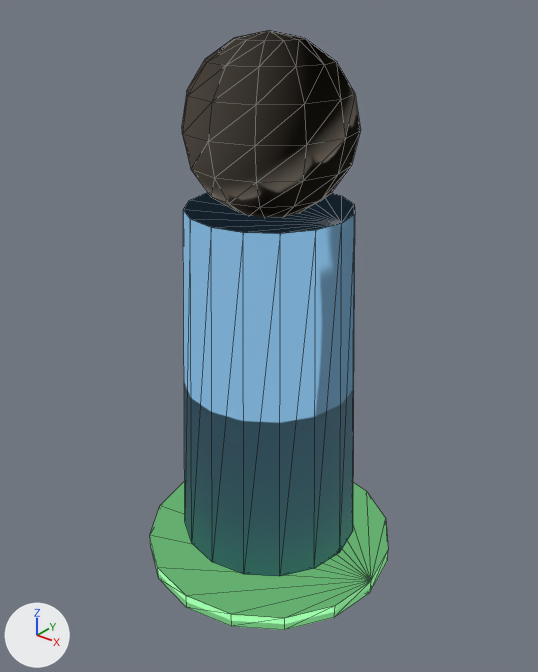
Two versions of the glTF model apps/editor/assets/templates/platformer/model.player_spawn.glb, one commit apart.
Rendered twice from a camera (50 mm lens) standing at (1.054, -1.32, 0.586) and looking at (0.002, -0.005, -0.23). Arrows for +X, +Y and +Z are at lower left; the lights stay in place. The picture after the commit comes second. Mesh edges are drawn as thin lines. Vertices at exactly the same position are counted once.

The older version as bpy lines, for what is in view:
```python
mat_material_0 = principled_material('Material_0')
mat_material_0.base_color = (0.25, 0.55, 0.85)  # blue #89c4ed
mat_material_0.roughness = 0.8
mat_material_1 = principled_material('Material_1')
mat_material_1.base_color = (0.85, 0.72, 0.58)  # pale yellow #edddc8
mat_material_1.roughness = 0.6
mat_material_2 = principled_material('Material_2')
mat_material_2.base_color = (0.3, 0.8, 0.35)  # green #95e7a0
mat_material_2.roughness = 0.8
mat_material_2.emission_color = (0.12, 0.4, 0.15)  # green #61aa6c
mat_material_2.emission_strength = 1.0
me_player_spawn = bpy.data.meshes.new('player_spawn')
me_player_spawn.from_pydata(...)  # a 16-sided cut cone along z (radius 0.24 at the low end, 0.2 at the high end) spanning x -0.24..0.24, y -0.24..0.24, z -0.8..0.1, material slot 0; a UV sphere (12 segments, 8 rings, poles along z) spanning x -0.2..0.2, y -0.2..0.2, z 0.08..0.48, material slot 1; a 16-sided cylinder along z spanning x -0.34..0.34, y -0.34..0.34, z -0.88..-0.84, material slot 2
me_player_spawn.materials.append(mat_material_0)  # blue #89c4ed
me_player_spawn.materials.append(mat_material_1)  # pale yellow #edddc8
me_player_spawn.materials.append(mat_material_2)  # green #95e7a0, glowing green #61aa6c
ob_player_spawn = bpy.data.objects.new('player_spawn', me_player_spawn)
ob_player_spawn.location = (0.0, 0.0, 0.0)
```
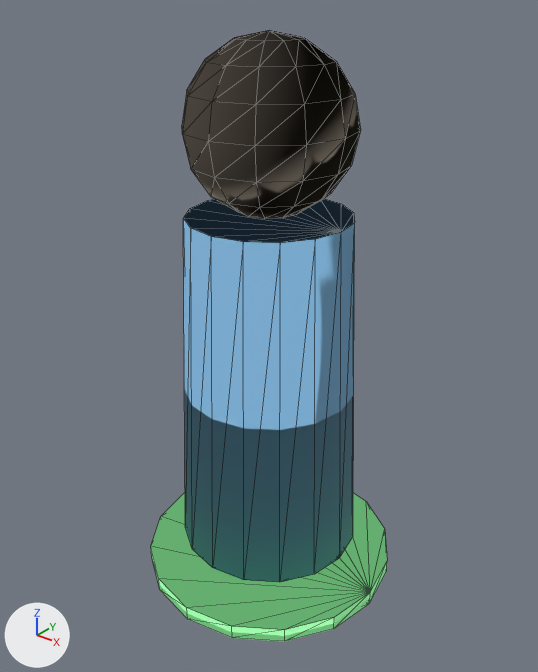
The newer file is also turned or shifted as a whole; pictures and numbers use the older file's frame.

Where the change shows, as pixel boxes (x1, y1, x2, y2) in the pictures (538 x 672 px; the box of a moved part takes in the faces that stretch with it):
```json
{"object": "player_spawn", "change": "recoloured, surface changed, reshaped", "before": [150, 30, 388, 630], "after": [151, 30, 387, 642]}
{"part": 1, "of": "me_player_spawn", "change": "moved or reshaped", "before": [183, 192, 355, 576], "after": [183, 199, 355, 582]}
{"part": 2, "of": "me_player_spawn", "change": "moved or reshaped", "before": [150, 481, 388, 630], "after": [151, 492, 387, 642]}
```

Scene script edits in JSON lines:
```json
{"op": "set", "path": "mat_material_0.base_color", "old": "(0.25, 0.55, 0.85)", "new": "(0.3, 0.8, 0.35)", "note": "blue #89c4ed -> green #95e7a0"}
{"op": "add", "block": "mat_material_0", "code": "mat_material_0.emission_strength = 1.0"}
{"op": "add", "block": "mat_material_0", "code": "mat_material_0.emission_color = (0.12, 0.4, 0.15)  # green #61aa6c"}
{"op": "set", "path": "mat_material_1.base_color", "old": "(0.85, 0.72, 0.58)", "new": "(0.25, 0.55, 0.85)", "note": "pale yellow #edddc8 -> blue #89c4ed"}
{"op": "set", "path": "mat_material_2.base_color", "old": "(0.3, 0.8, 0.35)", "new": "(0.85, 0.72, 0.58)", "note": "green #95e7a0 -> pale yellow #edddc8"}
{"op": "remove", "block": "mat_material_2", "code": "mat_material_2.emission_color = (0.12, 0.4, 0.15)  # green #61aa6c"}
{"op": "remove", "block": "mat_material_2", "code": "mat_material_2.emission_strength = 1.0"}
{"block": "me_player_spawn", "where": "# used by ob_player_spawn; location = (0.0, 0.0, 0.0)"}
{"op": "remove", "block": "me_player_spawn", "code": "me_player_spawn.from_pydata(...)  # 150 vertices, 288 faces; spans x -0.34..0.34, y -0.34..0.34, z -0.88..0.48"}
{"op": "add", "block": "me_player_spawn", "code": "me_player_spawn.from_pydata(...)  # 150 vertices, 288 faces; spans x -0.34..0.34, y -0.34..0.34, z -0.92..0.48"}
{"block": "me_player_spawn", "change": "me_player_spawn part 1: the loose piece of 32 vertices spanning x -0.24..0.24, y -0.24..0.24, z -0.8..0.1 is moved by (0.0, 0.0, -0.02), in mat_material_1 (blue #89c4ed)"}
{"block": "me_player_spawn", "change": "me_player_spawn part 2"}
{"block": "me_player_spawn", "change": "4 vertices are removed from x 0.24..0.34, y -0.13..0.24, z -0.84"}
{"block": "me_player_spawn", "change": "60 faces are deleted"}
{"block": "me_player_spawn", "change": "12 vertices move from x -0.34..0.24, y -0.34..0.34, z -0.84 to x -0.34..0.24, y -0.34..0.34, z -0.92"}
{"block": "me_player_spawn", "change": "4 vertices are added at (0.314, -0.13, -0.92), (0.34, 0.0, -0.92), (0.24, -0.24, -0.92), (0.314, 0.13, -0.92)"}
{"block": "me_player_spawn", "change": "60 new faces join them, mat_material_0 (green #95e7a0, glowing green #61aa6c)"}
```
